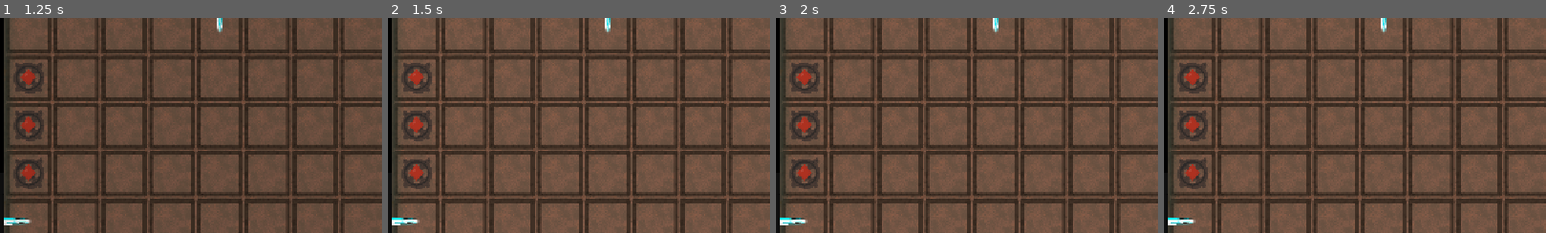
Above: before the commit, frames 1-4 (left to right).
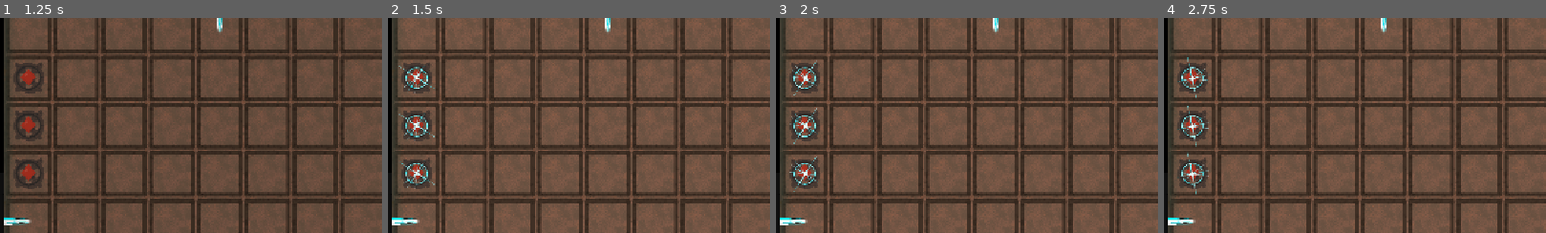
Above: after the commit, the same moments.

Repository: Wallted/ldjam-60
Game: Godot game, scene res://main.tscn
Two runs of this game, one before a commit and one after it. Both use one fixed random seed, a clock stepped at 60 frames per second and the inputs below.
Inputs (mouse positions are % of the whole screen's width and height, from its top left):
- Up to frame 1 (1.25 s): click "PLAY" at 0.5 s
- Up to frame 2 (1.5 s): move the mouse to (72, 45) at 1.27 s; hold W from 1.28 s (still down); tap R (rotate) at 1.35 s; click (72, 45) at 1.42 s
- Up to frame 3 (2 s): keep holding W
- Up to frame 4 (2.75 s): move the mouse to (3, 17) at 2.02 s; release W at 2.03 s; tap T at 2.1 s; click (3, 17) at 2.17 s
The pictures show only the part of the screen within x 21-71%, y 3-53%; the shares and areas given below are measured in that part.

Frame 1 is identical in both runs. In frame 2, 0.7% of the frame differs, in the area x 2-13%, y 22-80%; in frame 3, 0.7%; in frame 4, 0.8%, in the area x 3-12%, y 18-83%.

Commit message:
add konduktor light
Signed-off-by: Grzegorz Choinski <grzegorzchoinski97@gmail.com>

Diff:
--- a/game/game_room.gd
+++ b/game/game_room.gd
@@ -160,7 +160,9 @@
 	if gateway_list.size() > 0:
 		_room_powered = true
 		for _gateway in gateway_list:
-			_room_powered = _room_powered and _gateway.is_tile_powered()
+			var _is_tile_powered = _gateway.is_tile_powered()
+			_room_powered = _room_powered and _is_tile_powered
+			_gateway.switch_gateway(_is_tile_powered)
 
 		if not room_finished and _room_powered:
 			signal_finished.emit(self)
--- a/game/gateway_resource.gd
+++ b/game/gateway_resource.gd
@@ -5,3 +5,5 @@
 var coord: Vector2
 @export
 var texture: Texture2D = preload("uid://ciqqfrm1n4n6y")
+@export
+var active_texture: Texture2D = preload("res://img/Bysk_bezta.png")
--- a/game/tile.gd
+++ b/game/tile.gd
@@ -67,11 +67,24 @@
 	door.z_index += 1
 	add_child(door)
 
+var active_gateway = Sprite2D
 func enable_gateway(_gateway: Gateway) -> void:
 	var gateway = Sprite2D.new()
 	gateway.scale *= 0.67
 	gateway.texture = _gateway.texture
 	add_child(gateway)
+	active_gateway = Sprite2D.new()
+	active_gateway.visible = false
+	active_gateway.texture = _gateway.active_texture
+	var tween = create_tween().set_loops()
+	tween.tween_property(active_gateway, "rotation", active_gateway.rotation + TAU, 2.0).from(active_gateway.rotation)
+	add_child(active_gateway)
+
+func switch_gateway(_active: bool) -> void:
+	if _active:
+		active_gateway.visible = true
+	else:
+		active_gateway.visible = true
 
 func enable_rock(_rock: Rock) -> void:
 	var rock = Sprite2D.new()
Binary file added: img/Bysk_bezta.png
Not shown, added: img/Bysk_bezta.png.import
